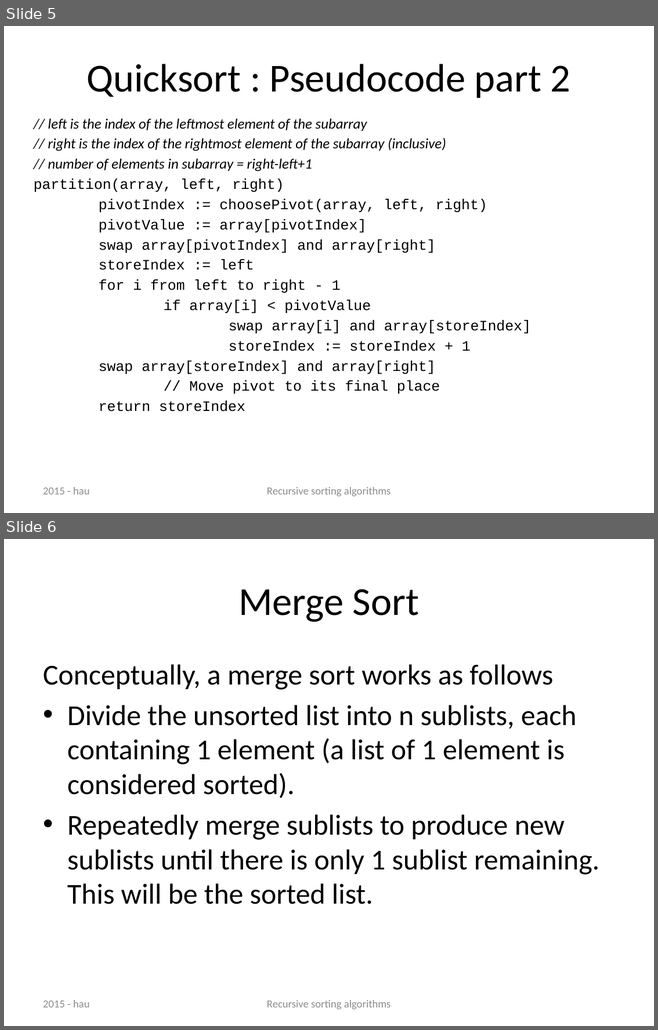
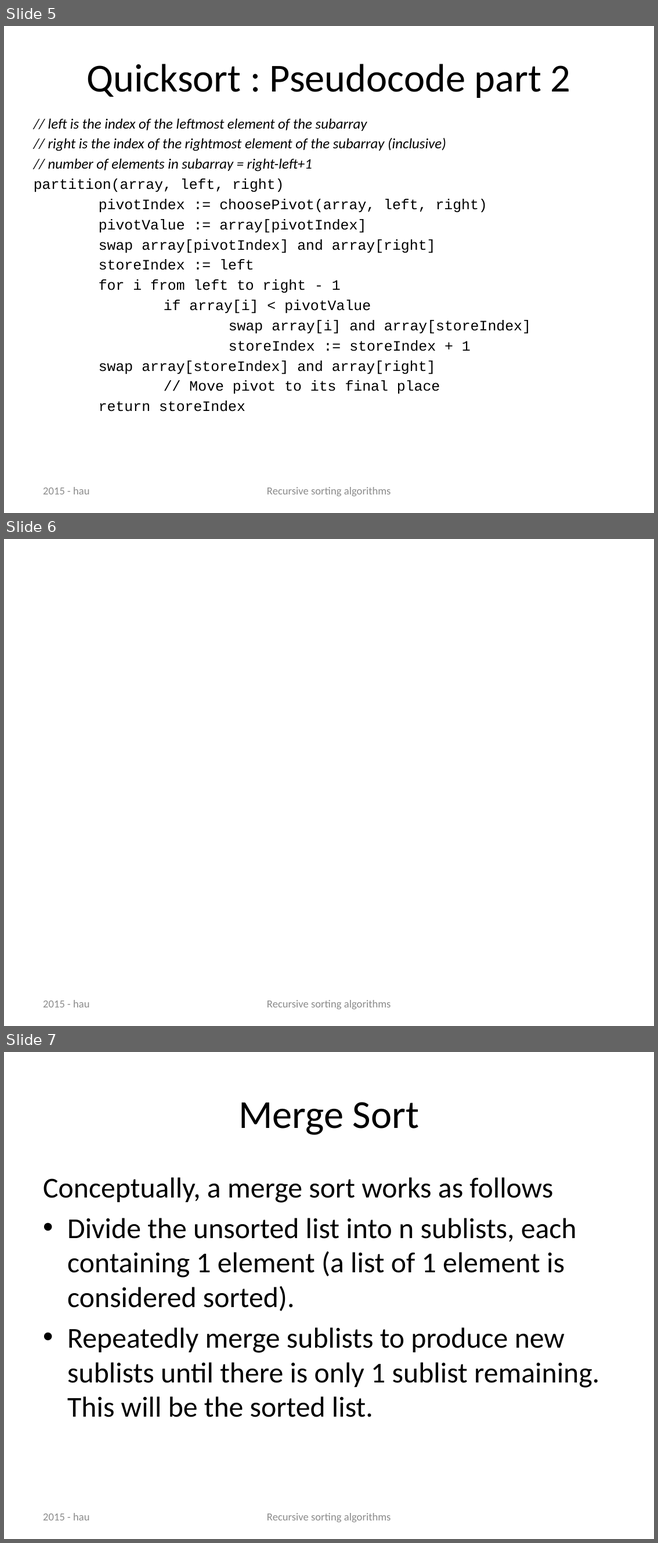
Before and after one commit to CphBusCosSem2/week5-algorithms, a slide deck: slides/day3Rekursive sorting algorithms.pptx. Shown one above the other, each under a label of ours: slides 5 and 6 before the commit, slides 5, 6 and 7 after it. The pictures are 658x1030 and 658x1543 pixels, drawn with LibreOffice and Linux fonts; fonts in the diff are those of the drawing. Boxes give left, top, right and bottom in pixels: in the first picture for what was removed or moved away, otherwise in the second. Text is boxed around its words. In the diff, an @@ line names an element or a change of style, - is before the commit and + after.

```diff
--- a/slides/day3Rekursive sorting algorithms.pptx
+++ b/slides/day3Rekursive sorting algorithms.pptx
@@ slide 6 added at box(4, 539, 654, 1026), background #FFFFFF @@
@@ text added at box(43, 1000, 90, 1008), 12 pt, text #8C8C8C @@
+2015 - hau
@@ text added at box(267, 1000, 391, 1009), 12 pt, text #8C8C8C @@
+Recursive sorting algorithms
@@ what was slide 6 is now slide 7 @@
```
Also in this commit, not shown: 8 other files.
